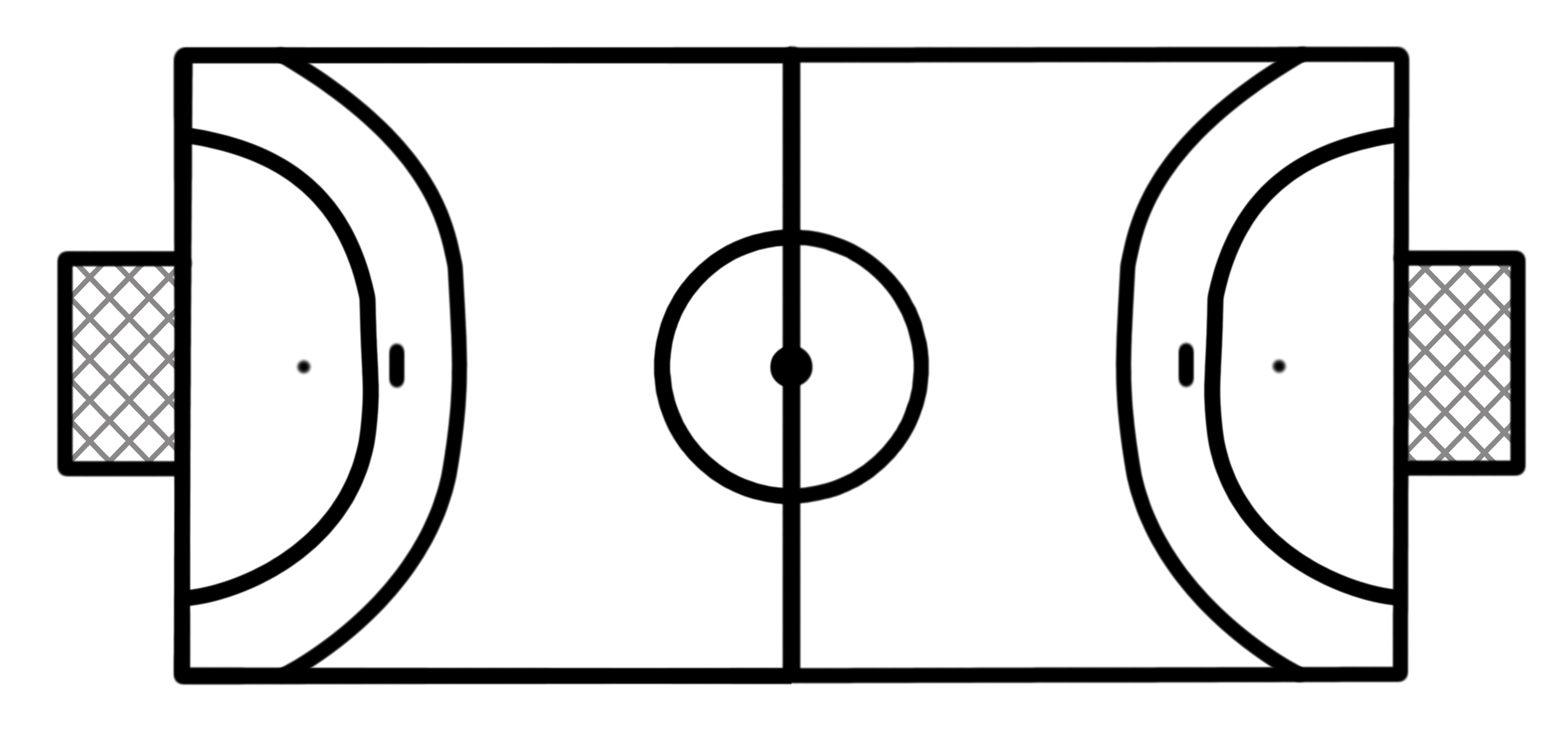
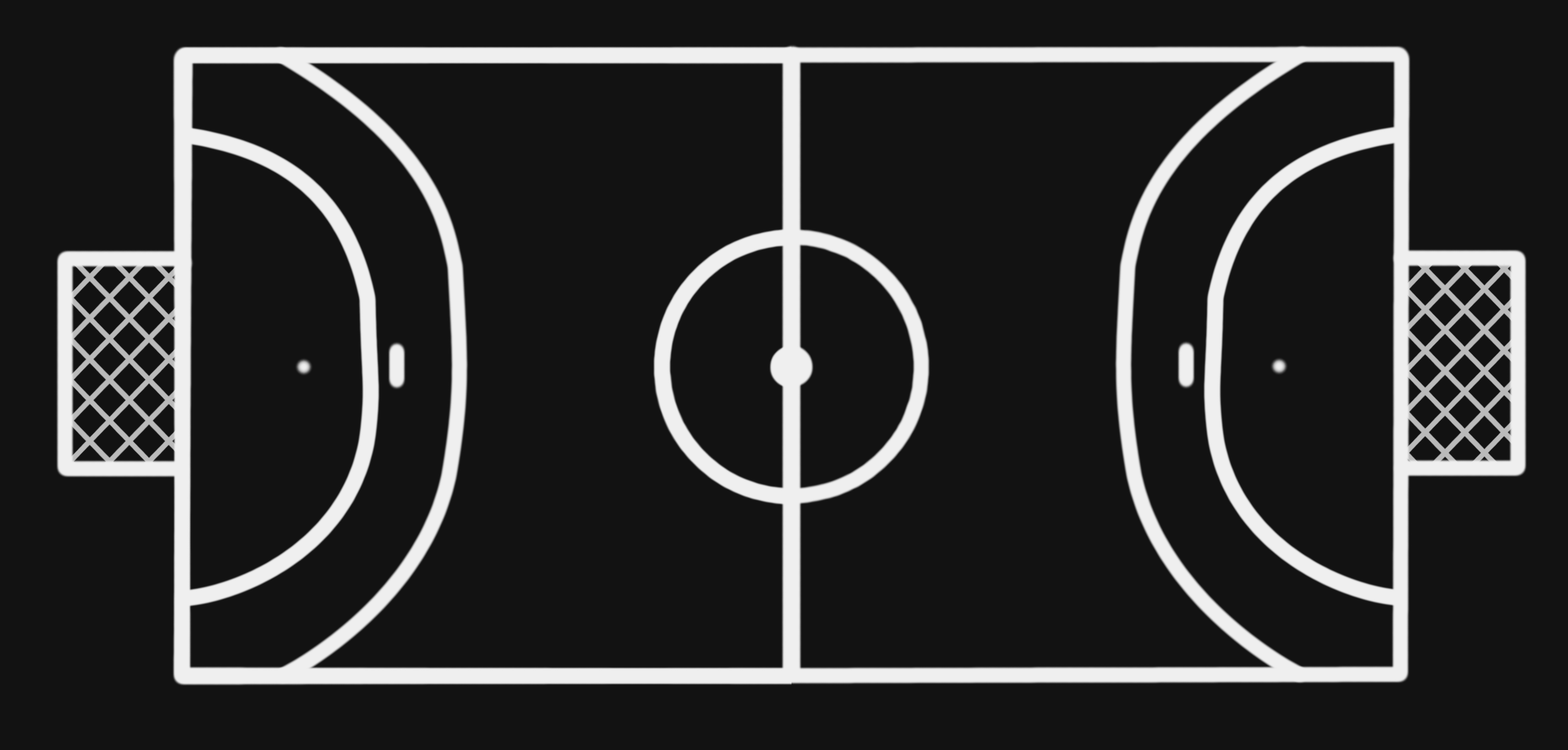
Before/after of a 1568 x 750 layered artwork. What changed in the layer stack:
removed layer "Pasted Layer" over [55, 44, 792, 686]
added layer "dark-campo" above "campo" over [55, 43, 1528, 687]
hid "campo", painted on it over [55, 43, 1528, 687]
added layer "dark-porterias" above "porterias" over [63, 257, 1517, 471]
hid "porterias" over [63, 257, 1517, 471]
added layer "dark-background" above "Background" over [0, 0, 1568, 750]
hid "Background" over [0, 0, 1568, 750]
